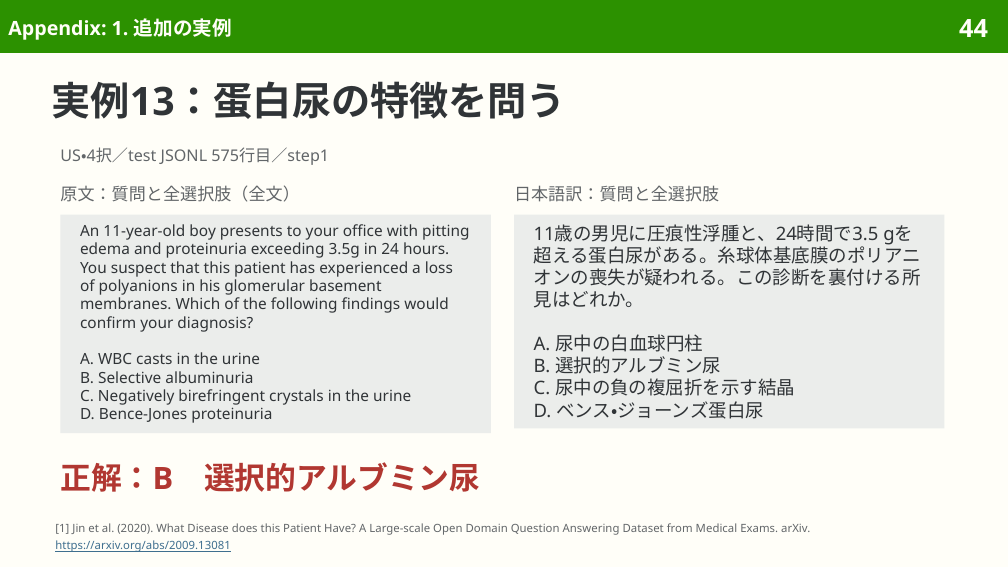
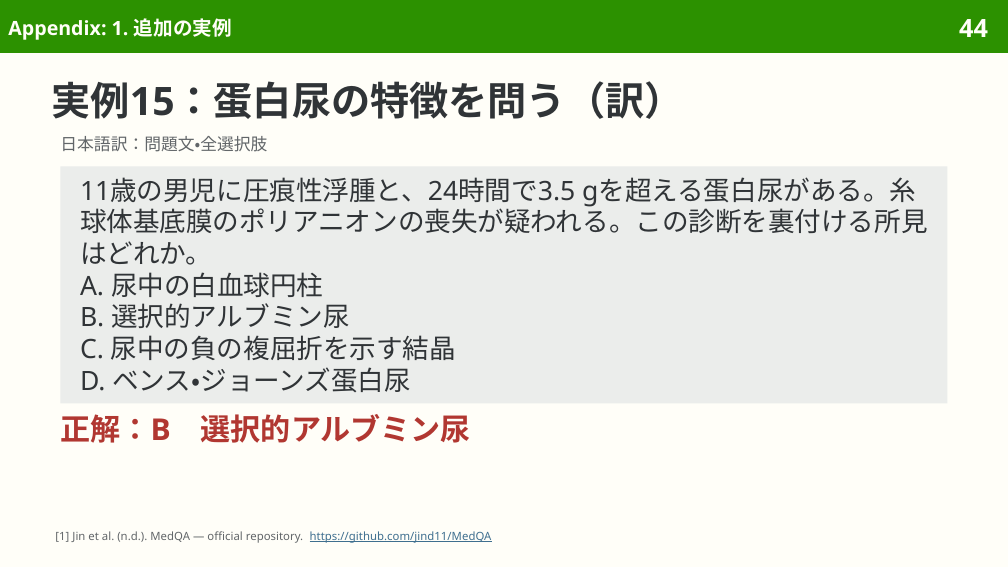
Before and after one commit to sasakiy84/datasets-in-10-minutes, a slide deck: slide 44 of slides/datasets-in-10-minutes-medqa.pptx. Drawn at 1008x567 pixels with LibreOffice and Linux fonts; fonts in the diff are those of the drawing. Boxes give left, top, right and bottom in pixels: in the first picture for what was removed or moved away, otherwise in the second. Text is boxed around its words. In the diff, an @@ line names an element or a change of style, - is before the commit and + after.

```diff
--- a/slides/datasets-in-10-minutes-medqa.pptx
+++ b/slides/datasets-in-10-minutes-medqa.pptx
@@ title at (52,81,684,119): text changed @@
-実例13：蛋白尿の特徴を問う
+実例15：蛋白尿の特徴を問う（訳）
@@ text at (60,136,267,152): text changed; size 11.5 to 12 pt @@
-US・4択／test JSONL 575行目／step1
+日本語訳：問題文・全選択肢
@@ rectangle "11歳の男児に圧痕性浮腫と、24時間で3.5 gを超える蛋白尿がある。糸球体基底膜のポリアニオンの喪失が疑われる。この診 ...": place and size @@
-rectangle "11歳の男児に圧痕性浮腫と、24時間で3.5 gを超える蛋白尿がある。糸球体基底膜のポリアニオンの喪失が疑われる。この診 ..." at (514,215,944,428)
+rectangle "11歳の男児に圧痕性浮腫と、24時間で3.5 gを超える蛋白尿がある。糸球体基底膜のポリアニオンの喪失が疑われる。この診 ..." at (60,166,948,403)
@@ rectangle "11歳の男児に圧痕性浮腫と、24時間で3.5 gを超える蛋白尿がある。糸球体基底膜のポリアニオンの喪失が疑われる。この診 ..." at (60,166,948,403): size 13.2 to 19 pt; line spacing 15.8pt to 22.6pt @@
@@ text removed at (60,185,299,202) @@
-原文：質問と全選択肢（全文）
@@ text removed at (514,185,719,202) @@
-日本語訳：質問と全選択肢
@@ rectangle removed at (60,215,491,433) @@
-An 11-year-old boy presents to your office with pitting edema and proteinuria exceeding 3.5g in 24 hours. You suspect that this patient has experienced a loss of polyanions in his glomerular basement membranes. Which of the following findings would confirm your diagnosis?
-A. WBC casts in the urine
-B. Selective albuminuria
-C. Negatively birefringent crystals in the urine
-D. Bence-Jones proteinuria
@@ text "正解：B 選択的アルブミン尿": place and size @@
-text "正解：B 選択的アルブミン尿" at (60,462,480,492)
+text "正解：B 選択的アルブミン尿" at (60,414,471,443)
@@ text "正解：B 選択的アルブミン尿" at (60,414,471,443): size 22 to 21.5 pt; line spacing 25.7pt to 25.1pt @@
@@ text at (55,531,492,543): text changed @@
-[1] Jin et al. (2020). What Disease does this Patient Have? A Large-scale Open Domain Question Answering Dataset from Medical Exams. arXiv.
-https://arxiv.org/abs/2009.13081
+[1] Jin et al. (n.d.). MedQA — official repository. https://github.com/jind11/MedQA
```
Also in this commit, not shown: 37 other slides changed, 8 slides added, 14 slides removed, 46 other files.
